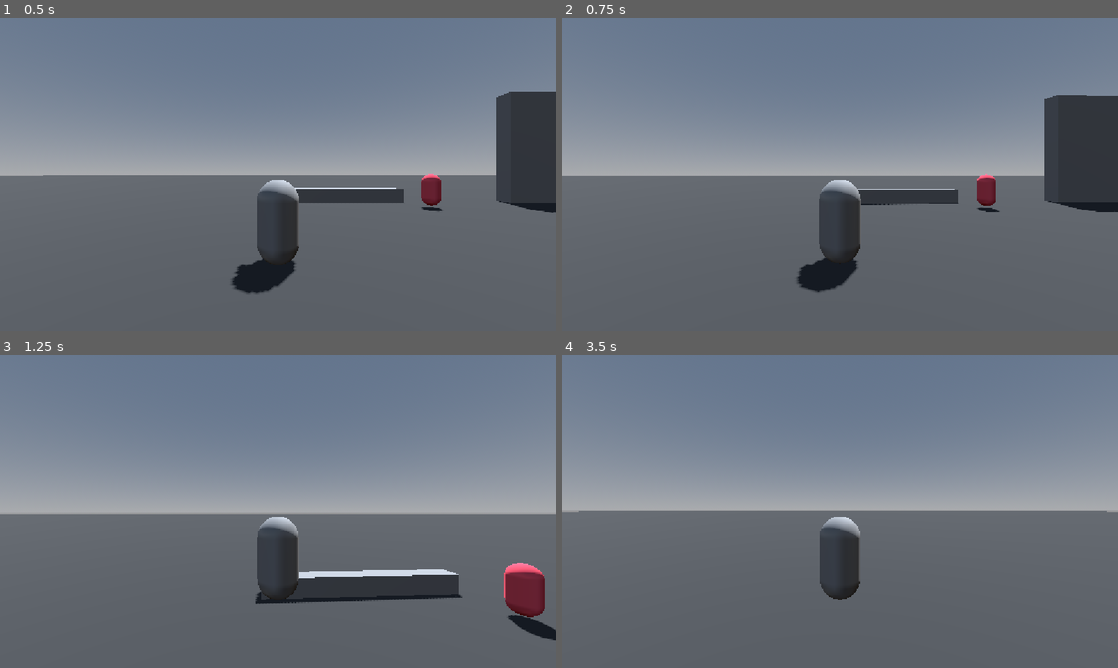
Above: before the commit, frames 1-4 (two rows, left to right).
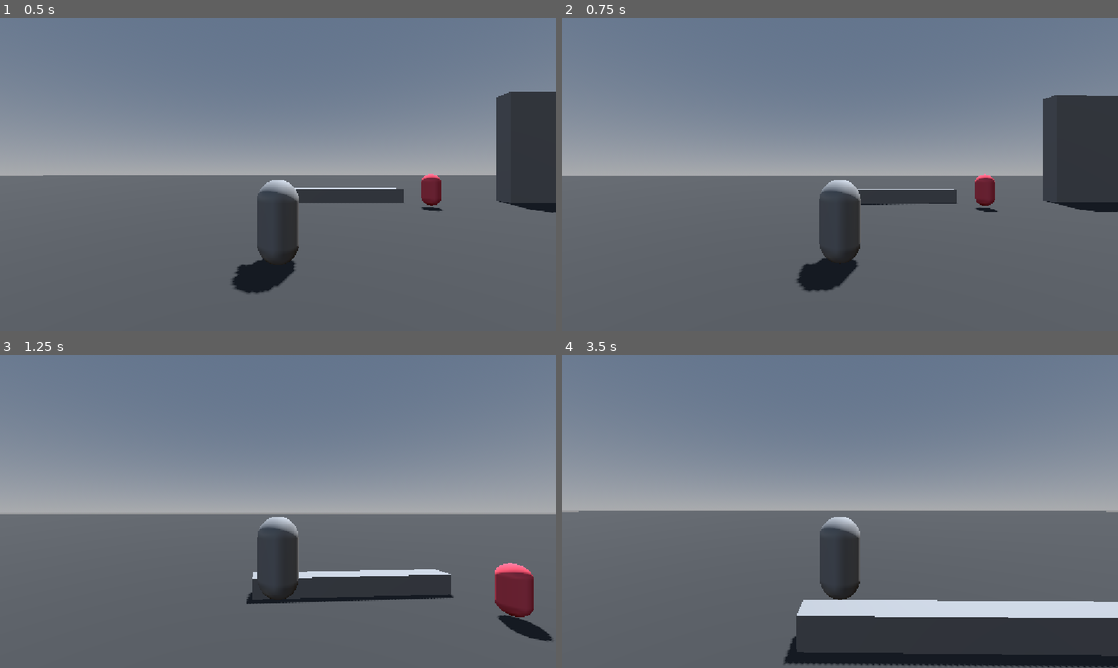
Above: after the commit, the same moments.

Repository: c-dez/fedel
Game: Godot game, scene res://main.tscn
Same seed, same stepped clock (60 frames per second), same inputs: the game is played once before the commit and once after it.
Inputs (mouse positions are in pixels of both pictures, inside the frame that each line leads up to):
- Up to frame 1 (0.5 s): no input
- Up to frame 2 (0.75 s): move the mouse to (867, 174) at 0.52 s; hold W (up) from 0.53 s (still down); tap E (action) at 0.6 s
- Up to frame 3 (1.25 s): keep holding W (up); tap Space (jump) at 0.77, 1.07 s; click (305, 511) at 0.8 s
- Up to frame 4 (3.5 s): keep holding W (up); move the mouse to (812, 511) at 1.27 s; click (812, 511) at 1.35 s; tap Space (jump) at 1.52, 1.82, 2.3, 2.85, 3.02, 3.32 s; right-click (812, 511) at 1.55 s; move the mouse to (851, 505) at 2.02 s; right-click (851, 505) at 2.1 s; move the mouse to (834, 517) at 2.77 s; tap E (action) at 3.05 s

Frame 1 is identical in both runs. In frame 2, 0.3% of the frame differs, in the area x 42-96%, y 24-88%; in frame 3, 1.3%; in frame 4, 12%, in the area x 39-100%, y 49-100%.

Commit message:
empezando a implementar ataques, combos en state machine

Diff:
--- a/Player/player.tscn
+++ b/Player/player.tscn
@@ -8,6 +8,7 @@
 [ext_resource type="Script" uid="uid://dcibmacockb42" path="res://Player/state_machine/states/idle.gd" id="7_00tjw"]
 [ext_resource type="Script" uid="uid://cr1d3xs3f11l7" path="res://Player/state_machine/states/move.gd" id="8_00tjw"]
 [ext_resource type="Script" uid="uid://whi6f7tlx2mr" path="res://Player/scripts/dodge.gd" id="8_od3ui"]
+[ext_resource type="Script" uid="uid://cq3orlx22w6c6" path="res://Player/state_machine/states/normal_attack.gd" id="9_00tjw"]
 
 [sub_resource type="CapsuleShape3D" id="CapsuleShape3D_hvfyp"]
 
@@ -101,3 +102,7 @@
 [node name="Move" type="Node" parent="StateMachine" unique_id=70612700]
 script = ExtResource("8_00tjw")
 metadata/_custom_type_script = "uid://bjhk7q5skhk76"
+
+[node name="NormalAttack" type="Node" parent="StateMachine" unique_id=489427180]
+script = ExtResource("9_00tjw")
+metadata/_custom_type_script = "uid://bjhk7q5skhk76"
--- a/Player/scripts/player.gd
+++ b/Player/scripts/player.gd
@@ -57,7 +57,7 @@
 		'up', 'down'
 	)
 	return input
-
+# sin uso
 func move(delta: float) -> void:
 	var input = get_input()
 
@@ -101,3 +101,12 @@
 		target_angle,
 		delta * weight
 	)
+
+
+# func normal_attack() ->void:
+# 	if Input.is_action_just_pressed('left_mouse'):
+# 		pass
+
+# func heavy_attack() ->void:
+# 	if Input.is_action_just_pressed('right_mouse'):
+# 		pass
--- a/Player/state_machine/states/idle.gd
+++ b/Player/state_machine/states/idle.gd
@@ -2,7 +2,7 @@
 
 # Idle
 
-var deceleration:float = 10.0 # TODO referenciar desde player
+var deceleration:float = 70.0 # TODO referenciar desde player
 @onready var player : Player = owner
 
 func process(_delta: float) -> void:
@@ -26,3 +26,6 @@
 func transition_to_state()->void:
 	if player.get_input().length() > 0.1:
 		emit_signal('change_state_to', self, 'move')
+
+	# if Input.is_action_just_pressed('jump') and player.is_on_floor():
+	# 	emit_signal('change_state_to', self, 'jump')
--- a/Player/state_machine/states/move.gd
+++ b/Player/state_machine/states/move.gd
@@ -14,6 +14,11 @@
 		0.0,
 		input.y
 	)).normalized()
+	#Rotates toward camera
+	direction = direction.rotated(
+		Vector3.UP,
+		player.camera.global_rotation.y
+	)
 
 	if direction.length() > 0.0:
 		var target_velocity := direction * max_speed
@@ -29,9 +34,7 @@
 			target_velocity.z,
 			_delta * acceleration
 			)
+
+		player.rotate_skin_towards_move_direction(direction, 10.0, _delta)
 	else:
-		# transition_to_state()
 		emit_signal('change_state_to', self, 'idle')
-
-
-# func transition_to_state()->void:
--- /dev/null
+++ b/Player/state_machine/states/normal_attack.gd
@@ -0,0 +1,19 @@
+extends State
+
+# NORMAL ATTACK
+@onready var sm: StateMachine = get_parent()
+var attack_num: int = 0
+
+
+func _process(_delta: float) -> void:
+	if Input.is_action_just_pressed('left_mouse'):
+		emit_signal('change_state_to', sm.current_state, 'normalattack')
+
+
+func enter() -> void:
+	# print(self.name)
+	pass
+
+
+func attack()->void:
+	pass
Not shown, added: Player/state_machine/states/normal_attack.gd.uid
